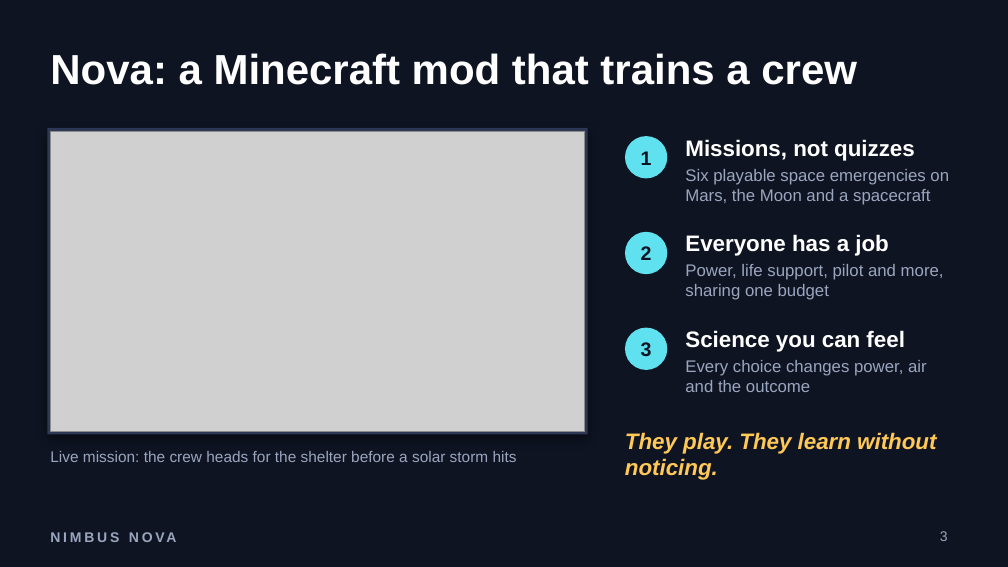
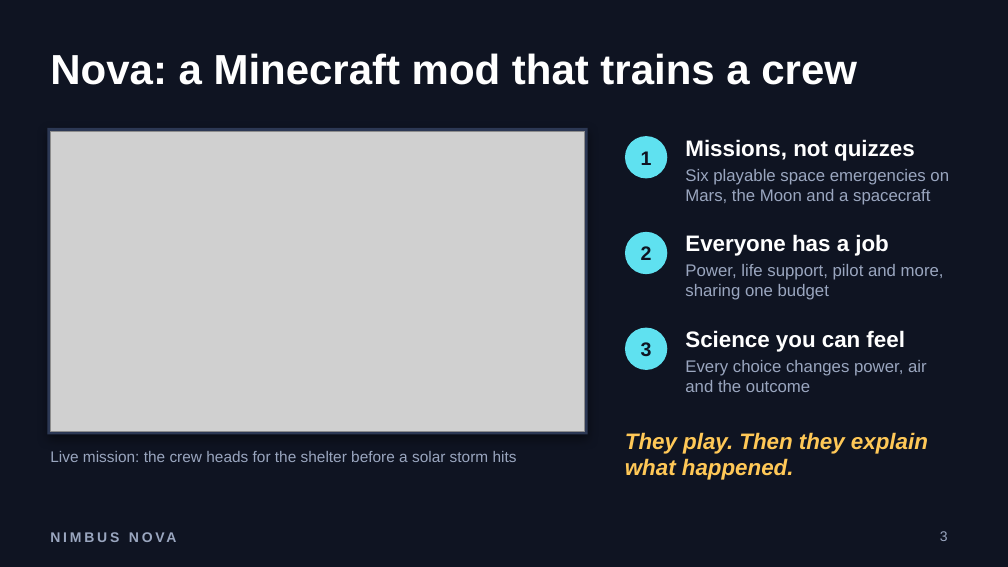
Before and after one commit to KawaseDev/Nimbus-Nova-MC, a slide deck: slide 3 of presentation/NimbusNova-Pitch.pptx. Drawn at 1008x567 pixels with LibreOffice and Linux fonts; fonts in the diff are those of the drawing; grey boxes stand for pictures. Boxes give left, top, right and bottom in pixels: in the first picture for what was removed or moved away, otherwise in the second. Text is boxed around its words. In the diff, an @@ line names an element or a change of style, - is before the commit and + after.

```diff
--- a/presentation/NimbusNova-Pitch.pptx
+++ b/presentation/NimbusNova-Pitch.pptx
@@ text at (x1=625, y1=432, x2=928, y2=480): text changed @@
-They play. They learn without noticing.
+They play. Then they explain what happened.
```
Also in this commit, not shown: 1 other slide changed, 5 other files.
